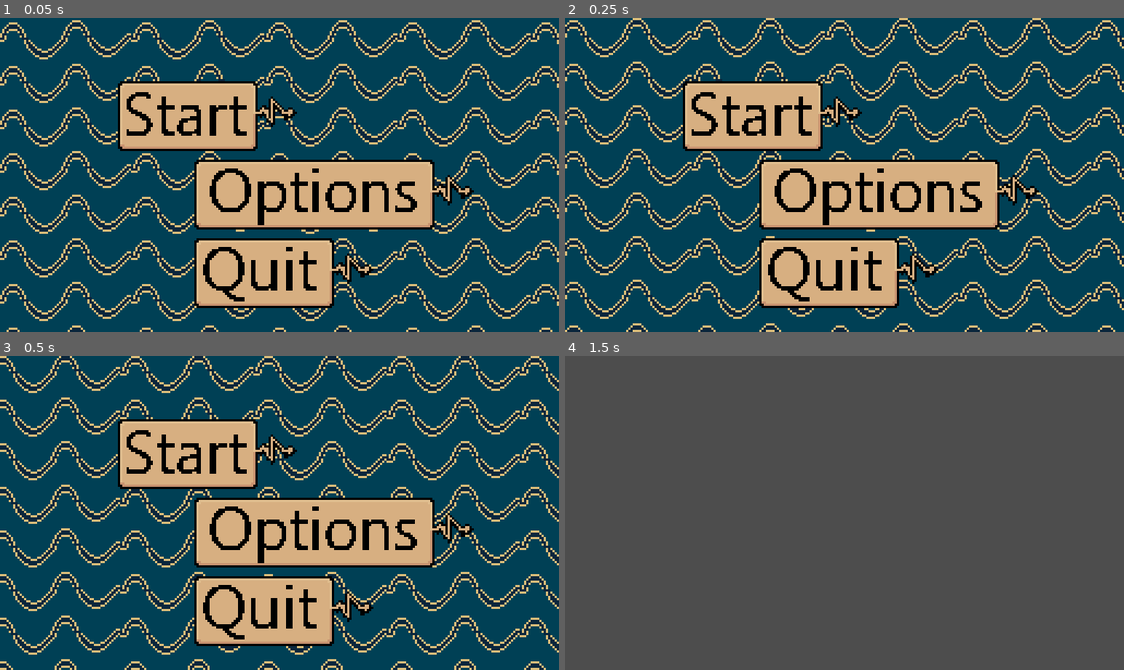
Above: before the commit, frames 1-4 (two rows, left to right).
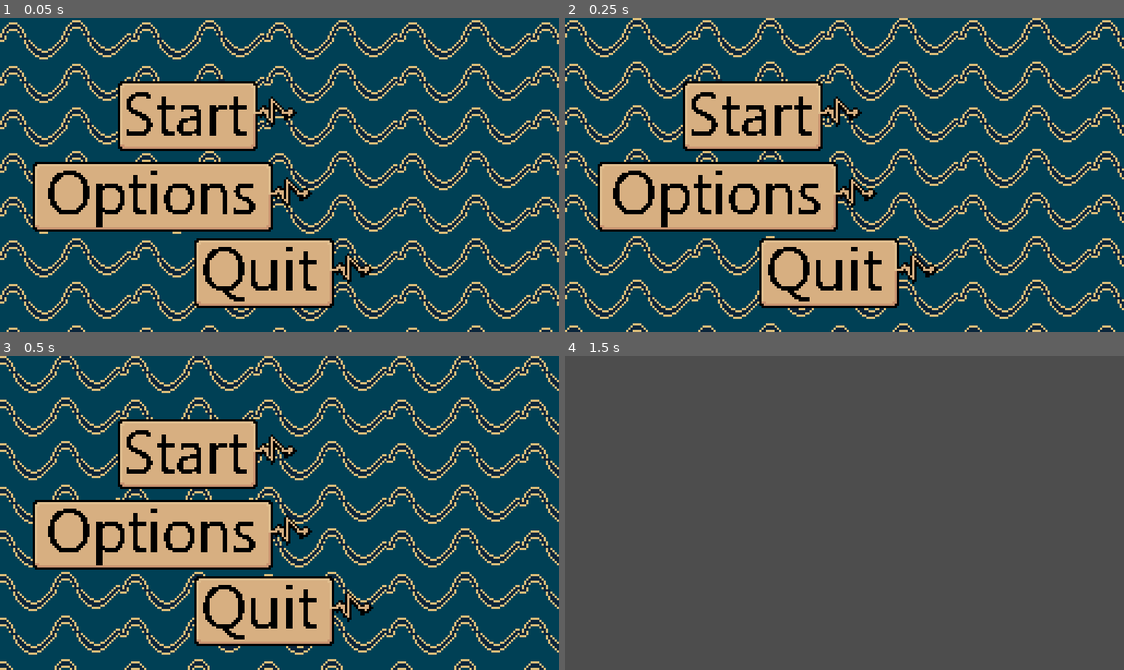
Above: after the commit, the same moments.

Repository: Zeis697538/Signalverarbeiung-Game
Game: Godot game, scene res://main_menu.tscn
Two runs of this game, one before a commit and one after it. Both use one fixed random seed, a clock stepped at 60 frames per second and the inputs below. This scene is started directly instead of the project's main scene.
Inputs (mouse positions are in pixels of both pictures, inside the frame that each line leads up to):
- Up to frame 1 (0.05 s): no input
- Up to frame 2 (0.25 s): no input
- Up to frame 3 (0.5 s): no input
- Up to frame 4 (1.5 s): click (783, 453) at 0.5 s; tap Enter at 1.25 s

The runs differ from the first frame. In frame 1, 13% of the frame differs, in the area x 5-85%, y 45-69%; in frame 2, 13%; in frame 3, 13%; in frame 4, nothing differs.

Commit message:
hey neuer shit

Diff:
--- a/main_menu.tscn
+++ b/main_menu.tscn
@@ -47,10 +47,10 @@
 
 [node name="Options" type="TextureButton" parent="Button_manager"]
 layout_mode = 0
-offset_left = 89.0
-offset_top = 65.0
-offset_right = 217.0
-offset_bottom = 97.0
+offset_left = 15.0
+offset_top = 66.0
+offset_right = 143.0
+offset_bottom = 98.0
 texture_normal = ExtResource("4_qe12f")
 texture_hover = ExtResource("5_8qtwp")
 
